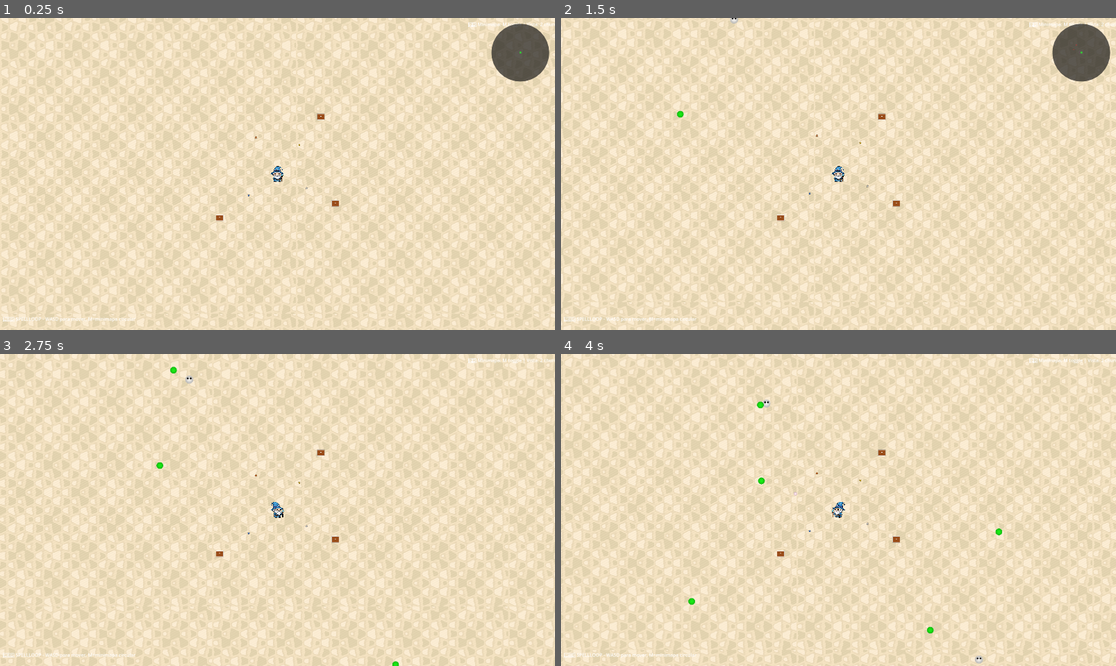
Above: before the commit, frames 1-4 (two rows, left to right).
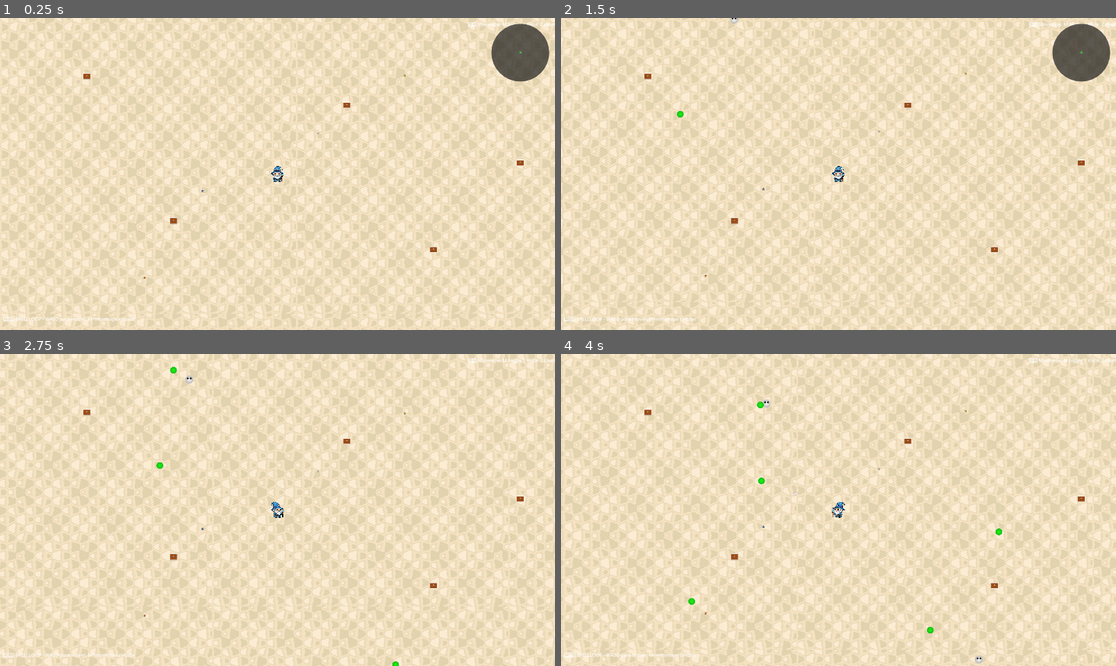
Above: after the commit, the same moments.

Repository: dsuarezmarra/spellloop
Game: Godot game, scene res://scenes/SpellloopMain.tscn
Same seed, same stepped clock (60 frames per second), same inputs: the game is played once before the commit and once after it. This scene is started directly instead of the project's main scene.
Inputs (mouse positions are in pixels of both pictures, inside the frame that each line leads up to):
- Up to frame 1 (0.25 s): no input
- Up to frame 2 (1.5 s): tap Enter (ui_accept) at 0.5, 0.77 s; move the mouse to (1082, 52) at 0.52 s; hold D (move_right) 0.53-1.28 s; click (1082, 52) at 0.6 s; move the mouse to (727, 189) at 1.27 s; hold S (move_down) from 1.28 s (still down); tap Shift (dash) at 1.35 s
- Up to frame 3 (2.75 s): tap Enter (ui_accept) at 1.52 s; move the mouse to (333, 441) at 2.02 s; release S (move_down) at 2.03 s; hold D (move_right) from 2.03 s (still down); tap M at 2.1 s
- Up to frame 4 (4 s): move the mouse to (810, 572) at 2.77 s; release D (move_right) at 2.78 s; hold W (move_up) 2.78-3.53 s; tap R at 2.85 s; click (810, 572) at 2.92 s; tap Enter (ui_accept) at 3.02, 3.77 s; move the mouse to (1005, 556) at 3.52 s; hold A (move_left) from 3.53 s (still down); tap 1 at 3.6 s

The runs differ from the first frame. In frame 1, 0.2% of the frame differs, in the area x 14-95%, y 17-84%; in frame 2, 0.2%; in frame 3, 0.2%; in frame 4, 0.2%.

Commit message:
feat: Corregir generación de cofres a posiciones fijas en el mundo y ajustar items de prueba

Diff:
--- a/project/scripts/core/ItemManager.gd
+++ b/project/scripts/core/ItemManager.gd
@@ -327,20 +327,22 @@
 	var player_pos = player.global_position
 	print("📦 Posición del player: ", player_pos)
 
-	# Crear algunos cofres de prueba con diferentes rarezas
+	# Crear algunos cofres de prueba en posiciones absolutas del mundo
 	print("📦 Creando cofres de prueba...")
-	spawn_chest(player_pos + Vector2(200, 100), "normal")  # Cofre normal
-	spawn_chest(player_pos + Vector2(-200, 150), "normal")  # Cofre común
-	spawn_chest(player_pos + Vector2(150, -200), "normal")  # Cofre raro
-
-	# Crear algunos items de prueba
+	spawn_chest(Vector2(1200, 300), "normal")  # Cofre fijo en posición absoluta
+	spawn_chest(Vector2(600, 700), "normal")   # Cofre fijo en posición absoluta
+	spawn_chest(Vector2(1500, 800), "normal")  # Cofre fijo en posición absoluta
+	spawn_chest(Vector2(300, 200), "normal")   # Cofre fijo en posición absoluta
+	spawn_chest(Vector2(1800, 500), "normal")  # Cofre fijo en posición absoluta
+
+	# Crear algunos items de prueba en posiciones absolutas
 	print("📦 Creando items de prueba...")
-	create_test_item_drop(player_pos + Vector2(100, 50), "weapon_damage", ItemsDefinitions.ItemRarity.WHITE)
-	create_test_item_drop(player_pos + Vector2(-100, 75), "health_boost", ItemsDefinitions.ItemRarity.BLUE)
-	create_test_item_drop(player_pos + Vector2(75, -100), "speed_boost", ItemsDefinitions.ItemRarity.YELLOW)
-	create_test_item_drop(player_pos + Vector2(-75, -125), "new_weapon", ItemsDefinitions.ItemRarity.ORANGE)
-
-	print("📦 Items y cofres de prueba creados cerca del player")
+	create_test_item_drop(Vector2(1100, 400), "weapon_damage", ItemsDefinitions.ItemRarity.WHITE)
+	create_test_item_drop(Vector2(700, 600), "health_boost", ItemsDefinitions.ItemRarity.BLUE)
+	create_test_item_drop(Vector2(1400, 200), "speed_boost", ItemsDefinitions.ItemRarity.YELLOW)
+	create_test_item_drop(Vector2(500, 900), "new_weapon", ItemsDefinitions.ItemRarity.ORANGE)
+
+	print("📦 Items y cofres de prueba creados en posiciones fijas del mundo")
 
 func create_test_item_drop(position: Vector2, type: String, rarity: int):
 	"""Crear un item drop de prueba"""
Not shown, added: project/CORRECION_COFRES_FIJOS.md
